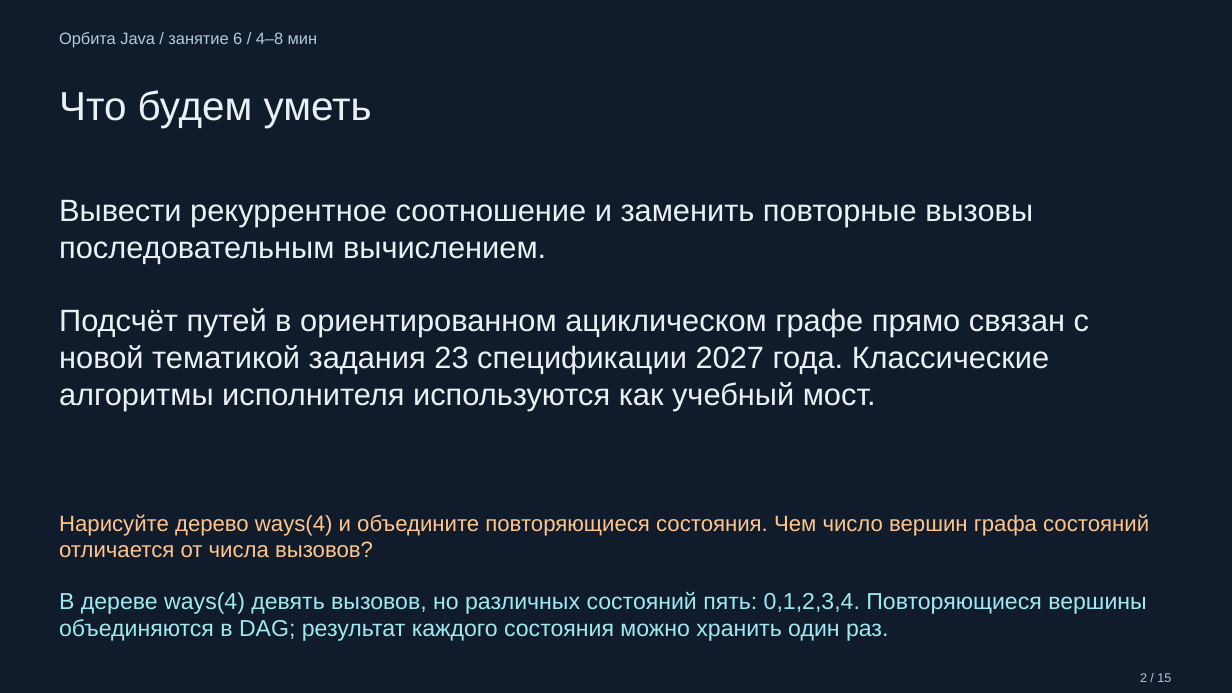
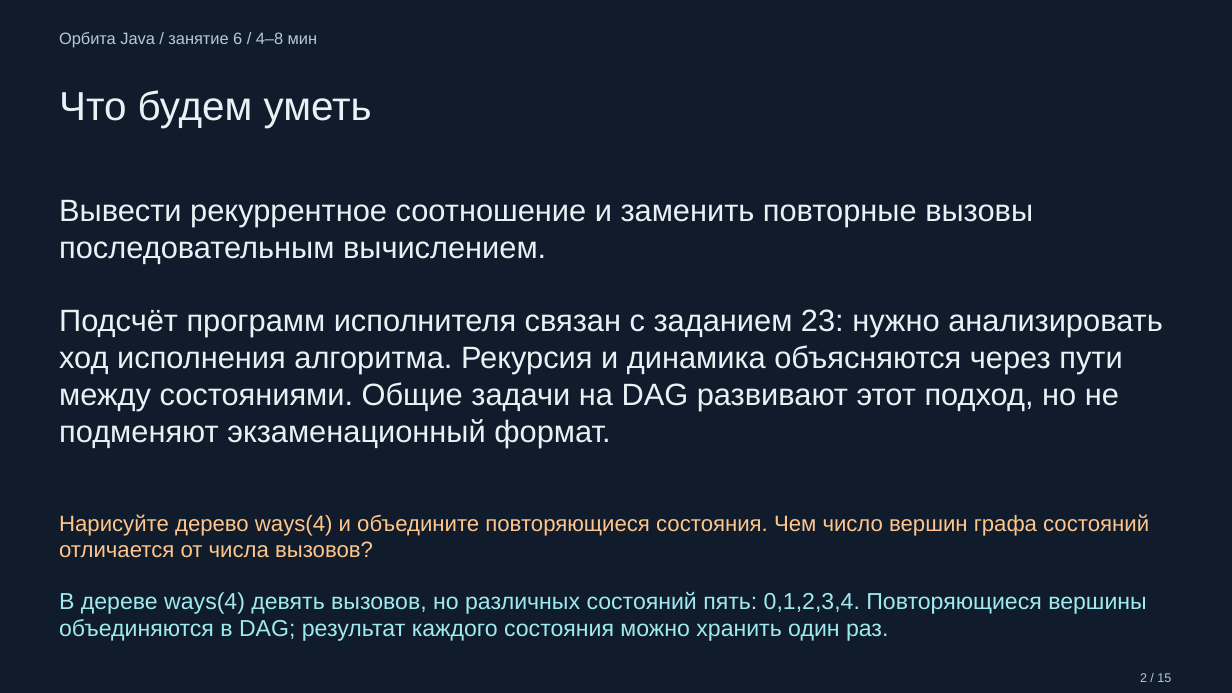
Before and after one commit to LaimOr127/math_politeh, a slide deck: slide 2 of java-course/output/lesson-06-presentation.pptx. Drawn at 1232x693 pixels with LibreOffice and Linux fonts; fonts in the diff are those of the drawing. Boxes give left, top, right and bottom in pixels: in the first picture for what was removed or moved away, otherwise in the second. Text is boxed around its words. In the diff, an @@ line names an element or a change of style, - is before the commit and + after.

```diff
--- a/java-course/output/lesson-06-presentation.pptx
+++ b/java-course/output/lesson-06-presentation.pptx
@@ text at (59,309,1163,448): text changed @@
-Подсчёт путей в ориентированном ациклическом графе прямо связан с новой тематикой задания 23 спецификации 2027 года. Классические алгоритмы исполнителя используются как учебный мост.
+Подсчёт программ исполнителя связан с заданием 23: нужно анализировать ход исполнения алгоритма. Рекурсия и динамика объясняются через пути между состояниями. Общие задачи на DAG развивают этот подход, но не подменяют экзаменационный формат.
```
Also in this commit, not shown: 21 other files.
